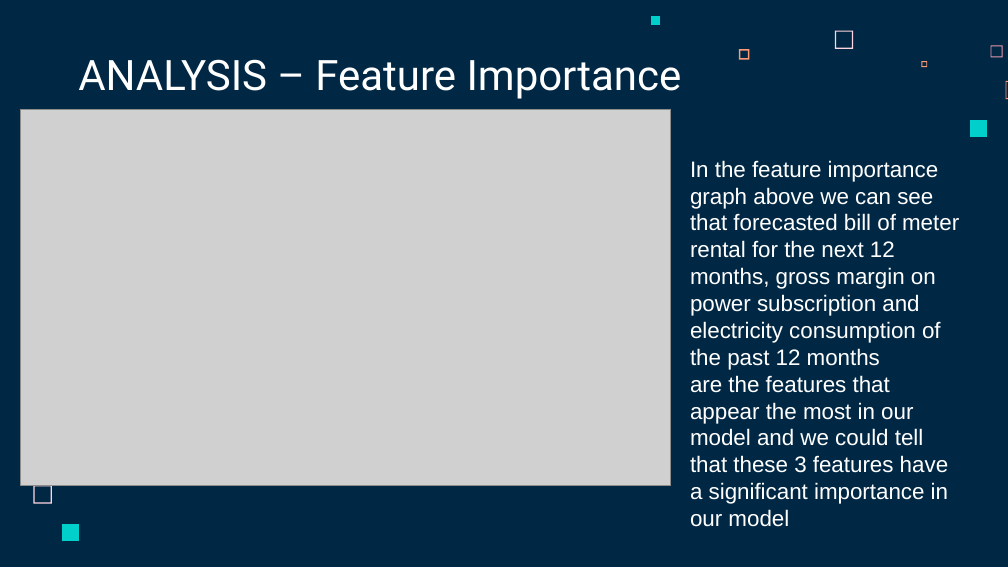
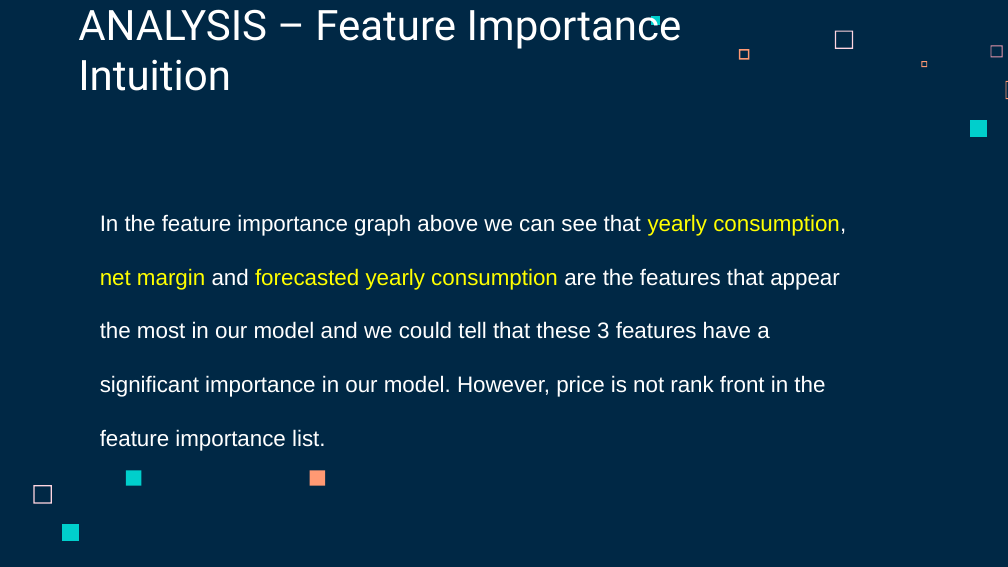
Before and after one commit to jakeye25/datascience, a slide deck: slide 16 of BCG case/Capstone Project Presentation.pptx (slide 12 before the commit). Drawn at 1008x567 pixels with LibreOffice and Linux fonts; fonts in the diff are those of the drawing; grey boxes stand for pictures. Boxes give left, top, right and bottom in pixels: in the first picture for what was removed or moved away, otherwise in the second. Text is boxed around its words. In the diff, an @@ line names an element or a change of style, - is before the commit and + after.

```diff
--- a/BCG case/Capstone Project Presentation.pptx
+++ b/BCG case/Capstone Project Presentation.pptx
@@ title at <box>78,9,682,91</box>: text changed @@
-ANALYSIS – Feature Importance
+ANALYSIS – Feature Importance Intuition
@@ picture removed at <box>21,109,671,486</box> @@
@@ text at <box>100,214,846,451</box>: text changed @@
-In the feature importance graph above we can see that forecasted bill of meter rental for the next 12 months, gross margin on power subscription and electricity consumption of the past 12 months
-are the features that appear the most in our model and we could tell that these 3 features have a significant importance in our model
+In the feature importance graph above we can see that yearly consumption, net margin and forecasted yearly consumption are the features that appear the most in our model and we could tell that these 3 features have a significant importance in our model. However, price is not rank front in the feature importance list.
```
Also in this commit, not shown: 6 other slides changed, 5 slides added, 1 slide removed.
